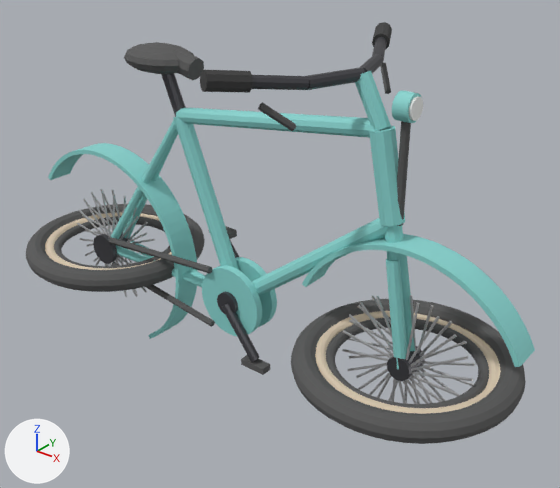
The glTF model assets/models/07-bicycle/07-bicycle.glb: old version first, new version second.
Rendered twice from a 50 mm camera at (1.204, -1.342, 1.286) aimed at (0.096, 0.043, 0.427). Lighting does not change. The marker at lower left points along +X, +Y and +Z. The older version comes first. Where no turn or scale is listed for an object, it has been applied to the vertices.

Names of what the first picture shows: 'ChainguardR', 'DownTube', 'FenderFront', 'FenderRear', 'FrontWheel_Rim', 'FrontWheel_SideL', 'FrontWheel_SideR', 'FrontWheel_Tire', 'HeadTube', 'RearWheel_Rim', 'RearWheel_SideL', 'RearWheel_SideR', 'RearWheel_Tire', 'SeatTube', 'TopTube' and 82 more.
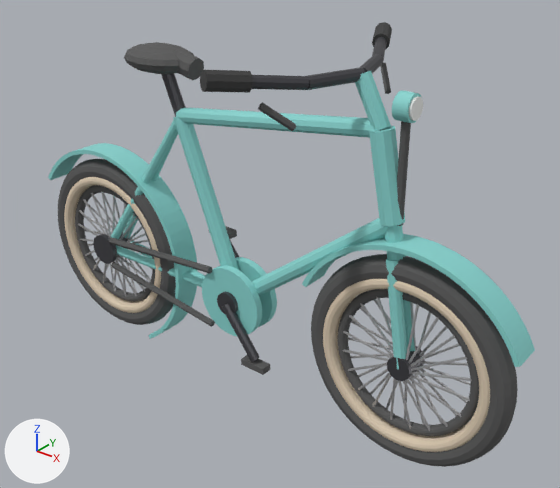
What differs and where, as boxes [x1, y1, x2, y2] in the pictures (560 x 488 px):
'FrontWheel_Tire', turned
    before: [291, 299, 526, 444]
    after: [311, 254, 518, 467]
'RearWheel_Tire', turned
    before: [26, 204, 205, 292]
    after: [58, 159, 176, 325]
'FrontWheel_SideR', turned
    before: [315, 312, 499, 412]
    after: [323, 279, 490, 452]
'FrontWheel_Rim', turned
    before: [326, 317, 489, 408]
    after: [337, 289, 479, 436]
'RearWheel_SideR', turned (mostly hidden before)
    before: [45, 213, 172, 255]
    after: [64, 177, 161, 313]
'RearWheel_Rim', turned
    before: [54, 216, 171, 268]
    after: [75, 185, 155, 302]
'FrontWheel_SideL', turned (mostly hidden afterwards)
    before: [317, 311, 501, 414]
    after: [336, 295, 468, 438]
'RearWheel_SideL', turned (mostly hidden)
    before: [46, 212, 160, 270]
    after: [75, 185, 145, 303]

Patch to the scene script:
```diff
--- a/assets/models/07-bicycle/07-bicycle.glb.py
+++ b/assets/models/07-bicycle/07-bicycle.glb.py
@@ ob_frontwheel_tire @@
 ob_frontwheel_tire.location = (0.5, 0.0, 0.264)
+ob_frontwheel_tire.rotation_euler = (1.571, 0.0, 0.0)  # degrees (90, 0, 0)
@@ ob_frontwheel_sidel @@
 ob_frontwheel_sidel.location = (0.5, 0.014, 0.264)
+ob_frontwheel_sidel.rotation_euler = (1.571, 0.0, 0.0)  # degrees (90, 0, 0)
@@ ob_frontwheel_sider @@
 ob_frontwheel_sider.location = (0.5, -0.014, 0.264)
+ob_frontwheel_sider.rotation_euler = (1.571, 0.0, 0.0)  # degrees (90, 0, 0)
@@ ob_frontwheel_rim @@
 ob_frontwheel_rim.location = (0.5, 0.0, 0.264)
+ob_frontwheel_rim.rotation_euler = (1.571, 0.0, 0.0)  # degrees (90, 0, 0)
@@ ob_rearwheel_tire @@
 ob_rearwheel_tire.location = (-0.5, 0.0, 0.264)
+ob_rearwheel_tire.rotation_euler = (1.571, 0.0, 0.0)  # degrees (90, 0, 0)
@@ ob_rearwheel_sidel @@
 ob_rearwheel_sidel.location = (-0.5, 0.014, 0.264)
+ob_rearwheel_sidel.rotation_euler = (1.571, 0.0, 0.0)  # degrees (90, 0, 0)
@@ ob_rearwheel_sider @@
 ob_rearwheel_sider.location = (-0.5, -0.014, 0.264)
+ob_rearwheel_sider.rotation_euler = (1.571, 0.0, 0.0)  # degrees (90, 0, 0)
@@ ob_rearwheel_rim @@
 ob_rearwheel_rim.location = (-0.5, 0.0, 0.264)
+ob_rearwheel_rim.rotation_euler = (1.571, 0.0, 0.0)  # degrees (90, 0, 0)
```
